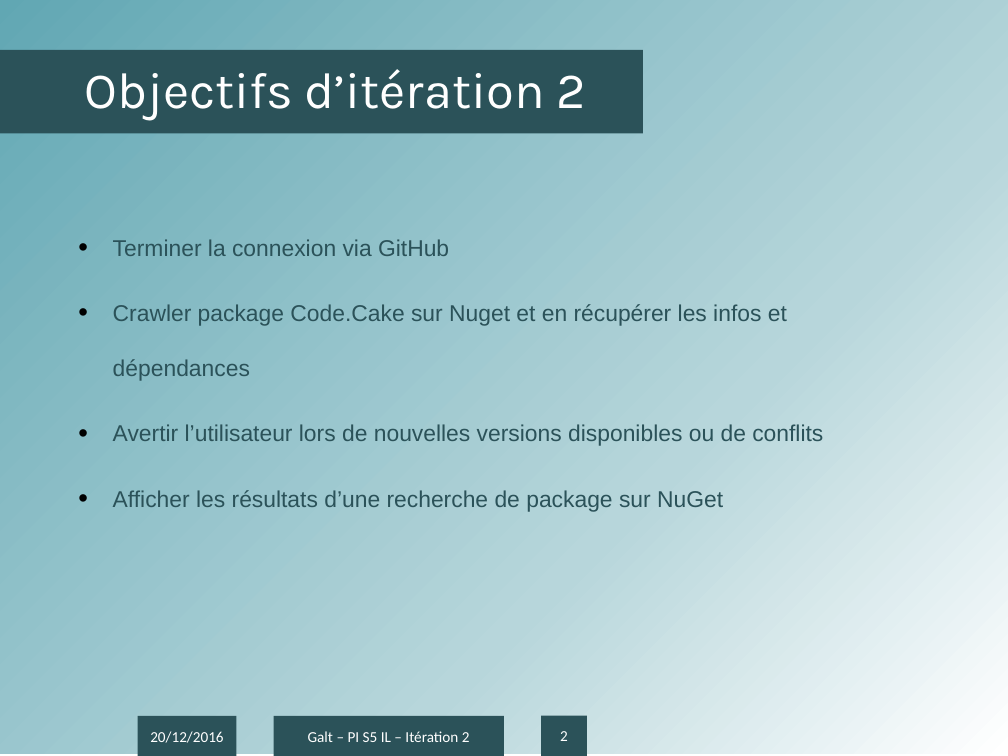
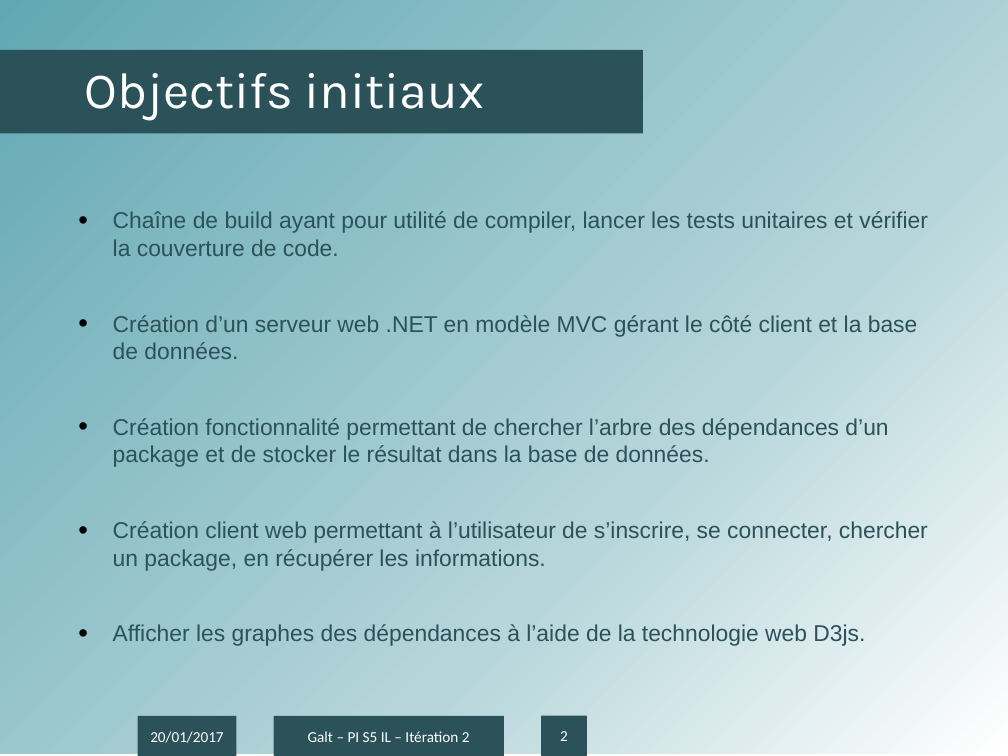
Before and after one commit to antonin-charrier/Project-Galt, a slide deck: slide 2 of Itérations/Présentation IT2.pptx. Drawn at 1008x756 pixels with LibreOffice and Linux fonts; fonts in the diff are those of the drawing; background and template pictures are left out. Boxes give left, top, right and bottom in pixels: in the first picture for what was removed or moved away, otherwise in the second. Text is boxed around its words. In the diff, an @@ line names an element or a change of style, - is before the commit and + after.

```diff
--- a/Itérations/Présentation IT2.pptx
+++ b/Itérations/Présentation IT2.pptx
@@ title at (85, 73, 485, 120): text changed @@
-Objectifs d’itération 2
+Objectifs initiaux
@@ text at (113, 211, 928, 646): text changed @@
-• Terminer la connexion via GitHub
-• Crawler package Code.Cake sur Nuget et en récupérer les infos et dépendances
-• Avertir l’utilisateur lors de nouvelles versions disponibles ou de conflits
-• Afficher les résultats d’une recherche de package sur NuGet
+• Chaîne de build ayant pour utilité de compiler, lancer les tests unitaires et vérifier la couverture de code.
+• Création d’un serveur web .NET en modèle MVC gérant le côté client et la base de données.
+• Création fonctionnalité permettant de chercher l’arbre des dépendances d’un package et de stocker le résultat dans la base de données.
+• Création client web permettant à l’utilisateur de s’inscrire, se connecter, chercher un package, en récupérer les informations.
+• Afficher les graphes des dépendances à l’aide de la technologie web D3js.
@@ text in rectangle at (150, 731, 223, 743): text changed @@
-20/12/2016
+20/01/2017
```
Also in this commit, not shown: 4 other slides changed, 3 slides removed.
